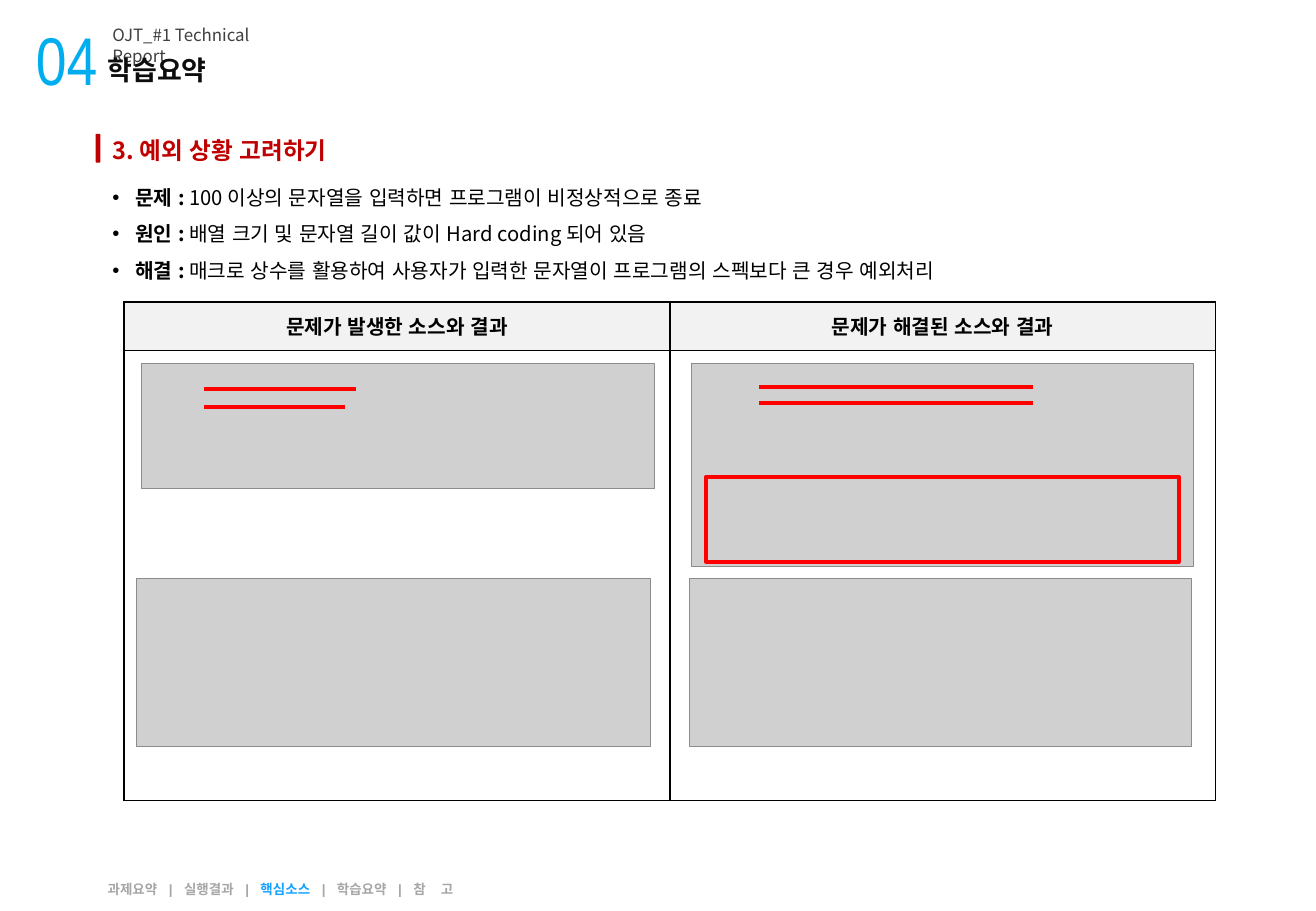
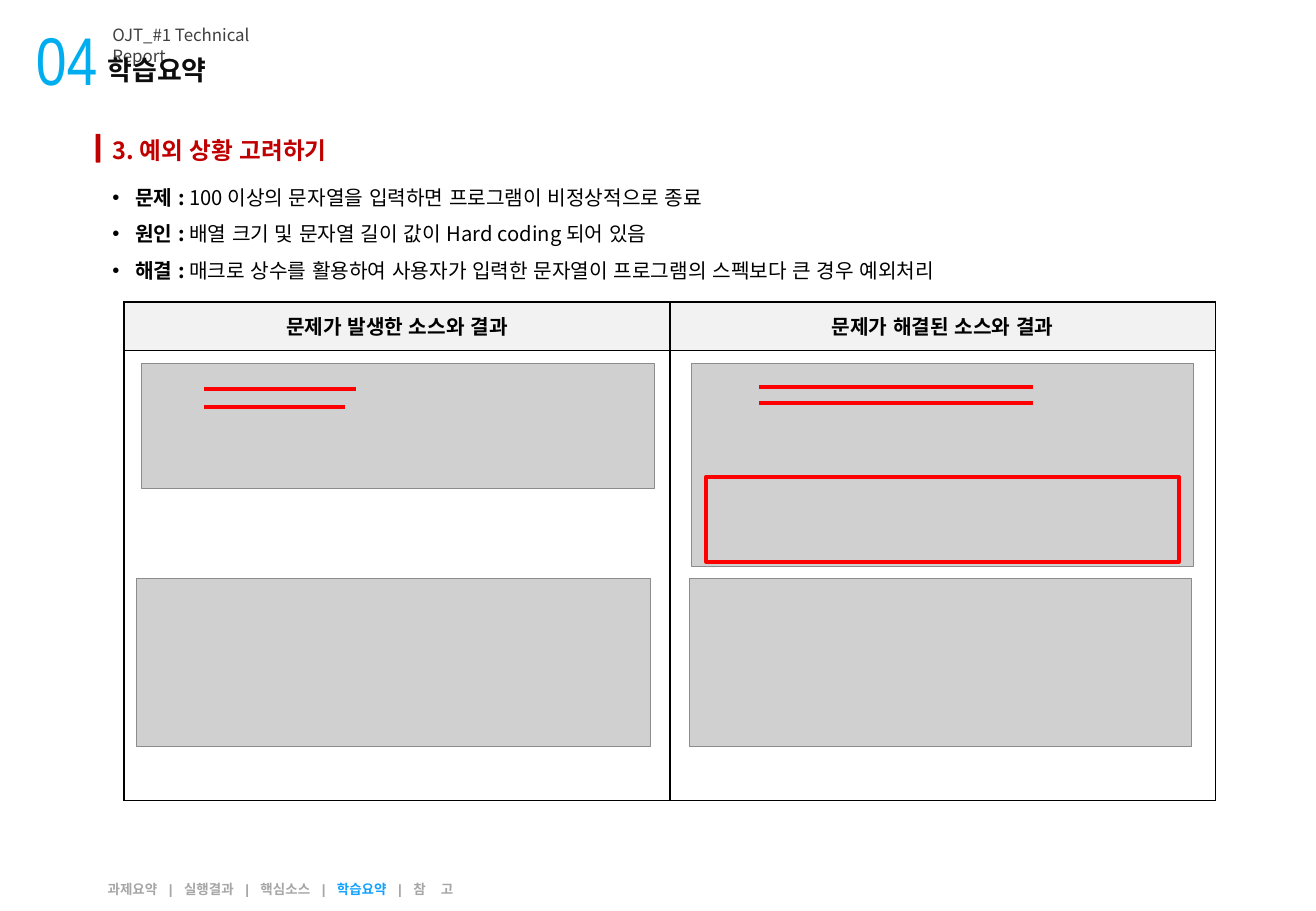
Before and after one commit to cmkyduck/OJT, a slide deck: slide 10 of OJT_1/OJT_#1_정희영_v0.5.pptx. Drawn at 1316x911 pixels with LibreOffice and Linux fonts; fonts in the diff are those of the drawing; grey boxes stand for pictures. Boxes give left, top, right and bottom in pixels: in the first picture for what was removed or moved away, otherwise in the second. Text is boxed around its words. In the diff, an @@ line names an element or a change of style, - is before the commit and + after.

```diff
--- a/OJT_1/OJT_#1_정희영_v0.5.pptx
+++ b/OJT_1/OJT_#1_정희영_v0.5.pptx
@@ text "과제요약 | 실행결과 | 핵심소스 ..." at bbox=[108, 882, 453, 896]: text colour #13A1FF to #A6A6A6 in "핵심소스"; text colour #A6A6A6 to #13A1FF in "학습요약" @@
```
Also in this commit, not shown: 6 other files.
